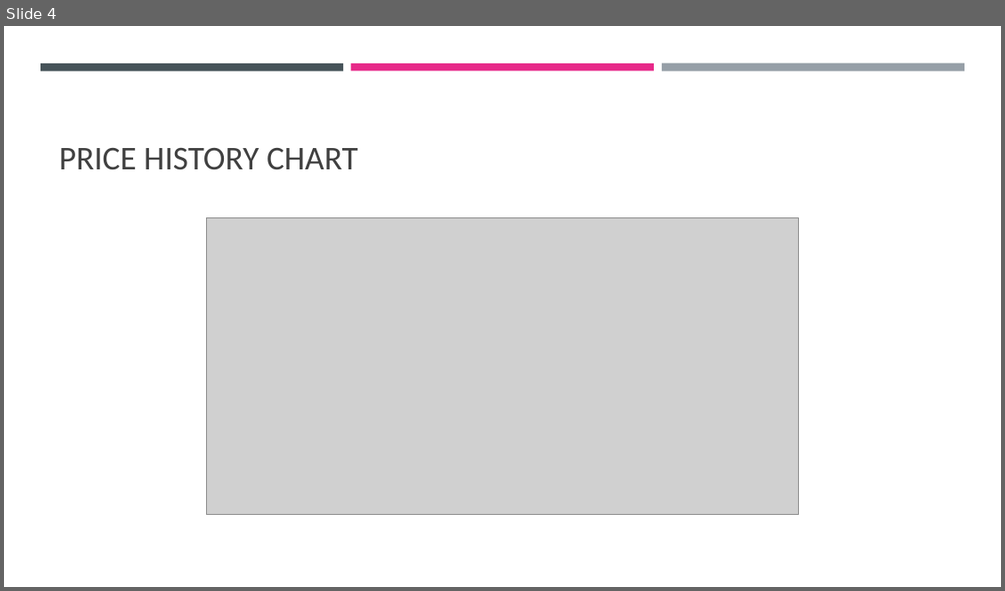
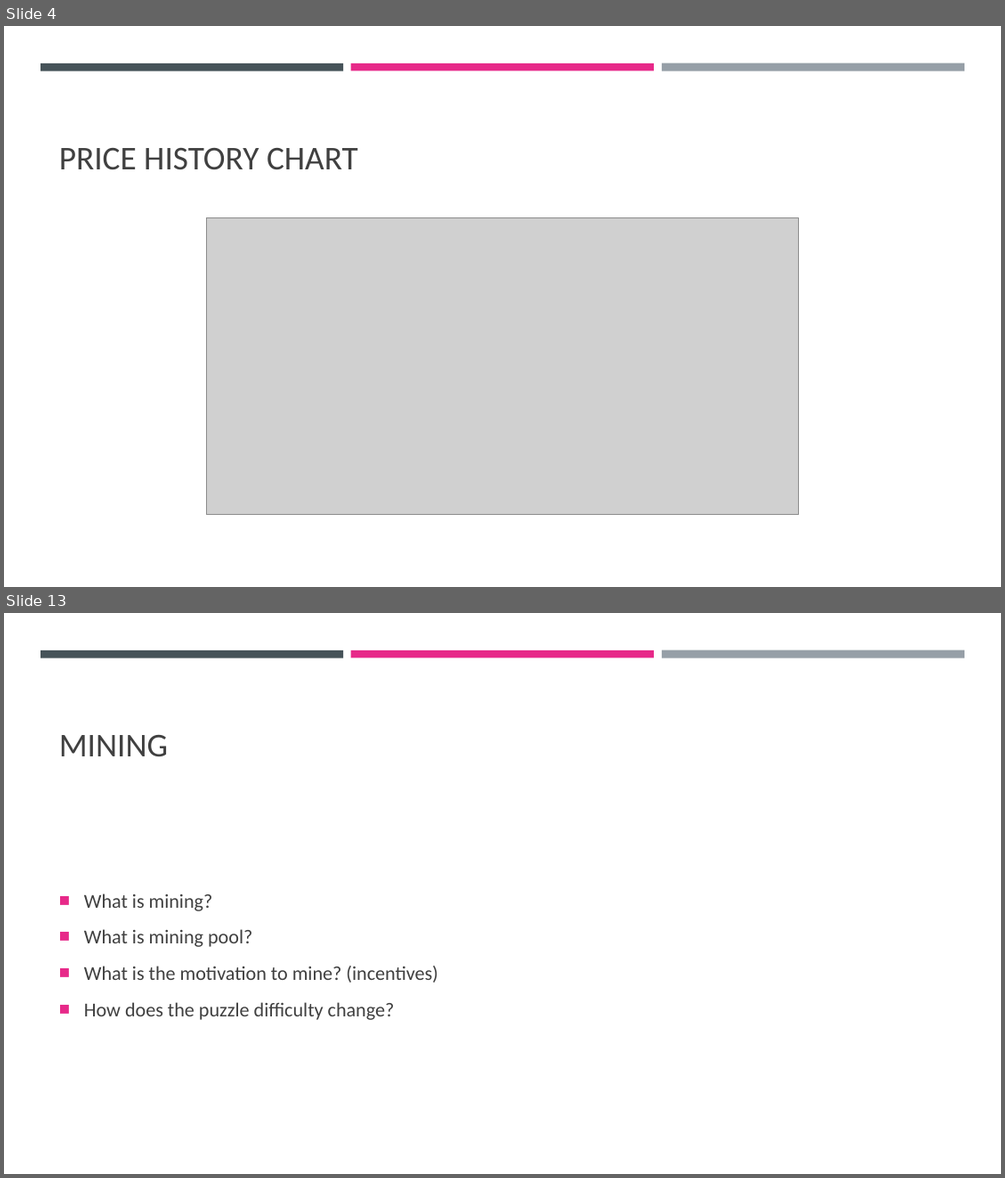
Before and after one commit to cyoni/bitcoin, a slide deck: bitcoin.pptx. Shown one above the other, each under a label of ours: slide 4 before the commit, slides 4 and 13 after it; the slides between them are not shown. The pictures are 1005x591 and 1005x1178 pixels, drawn with LibreOffice and Linux fonts; fonts in the diff are those of the drawing; grey boxes stand for pictures. Boxes give left, top, right and bottom in pixels: in the first picture for what was removed or moved away, otherwise in the second. Text is boxed around its words. In the diff, an @@ line names an element or a change of style, - is before the commit and + after.

```diff
--- a/bitcoin.pptx
+++ b/bitcoin.pptx
@@ slide 13 added at (4, 613, 1001, 1174), background #FFFFFF; not listed: 3 template elements that a slide beside it also shows @@
@@ title added at (59, 735, 168, 757), 32 pt, text #404040 @@
+MINING
@@ text added at (84, 893, 438, 1020), 19 pt, text #404040 @@
+■ What is mining?
+■ What is mining pool?
+■ What is the motivation to mine? (incentives)
+■ How does the puzzle difficulty change?
```
Also in this commit, not shown: 1 slide changed, 20 other slides added, 1 slide removed.
